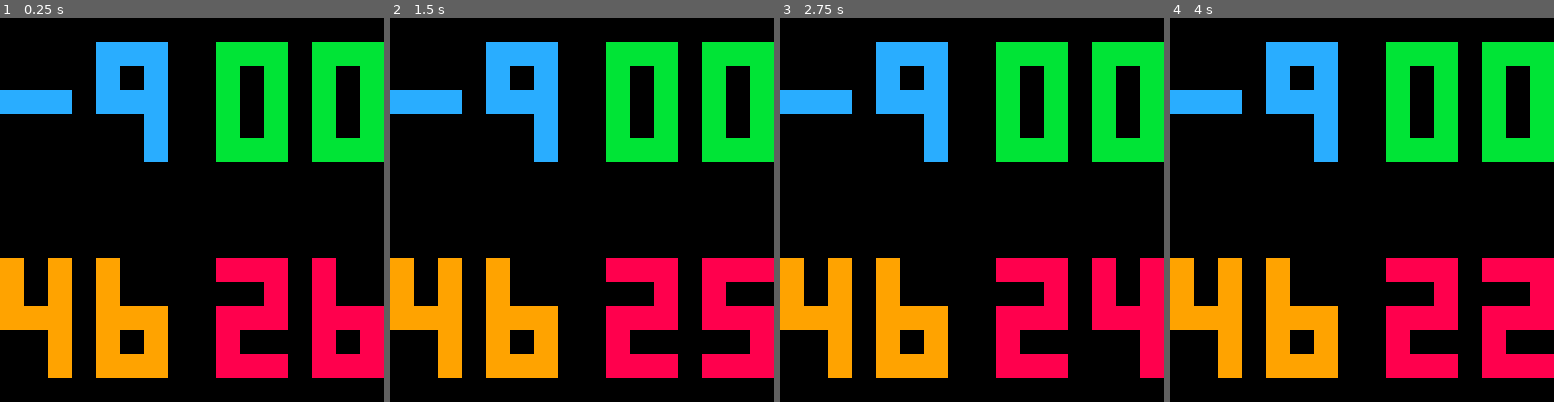
Above: before the commit, frames 1-4 (left to right).
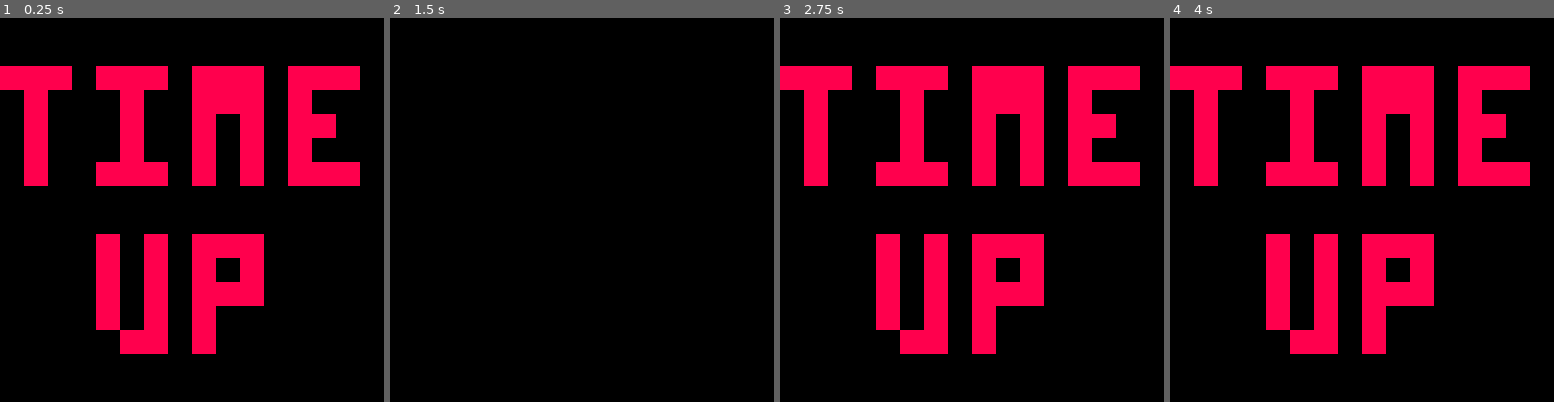
Above: after the commit, the same moments.

Repository: soupstoregames/pico-games
Game: PICO-8 cartridge ldcountdown.p8
Same seed, same stepped clock (60 frames per second), same inputs: the game is played once before the commit and once after it.
Inputs:
- Up to frame 1 (0.25 s): no input
- Up to frame 2 (1.5 s): no input
- Up to frame 3 (2.75 s): no input
- Up to frame 4 (4 s): no input

The runs differ from the first frame. In frame 1, 46% of the frame differs, in the area x 0-100%, y 6-94%; in frame 2, 30%; in frame 3, 46%; in frame 4, 47%.

Commit message:
Add files via upload

Diff:
--- a/ldcountdown.p8
+++ b/ldcountdown.p8
@@ -4,6 +4,7 @@
 -- ld countdown
 -- by soupstoregames
 
+done=false
 day=5
 hour=23
 
@@ -15,11 +16,19 @@
 
 
 function _update()
+	if done then
+		return
+	end
+
 	t=stat(94) //mins
 	t+=stat(93)*60 //hrs
 	t+=stat(92)*24*60 //days
 
 	delta=end_time-t
+	if delta<0 then
+		done=true
+		return
+	end
 
 	secs=60-stat(95)-1
 	mins=flr(delta%60)
@@ -33,10 +42,20 @@
 cols={}
 function _draw()
 	cls()
-	print(pad(days),0,1,12)
-	print(pad(hours),9,1,11)
-	print(pad(mins),0,10,9)
-	print(pad(secs),9,10,8)
+
+	if done and stat(95)%2==0 then
+		return
+	end
+
+	if done then
+		print("time",0,2,8)
+		print(" up ",0,9,8)
+	else
+		print(pad(days),0,1,12)
+		print(pad(hours),9,1,11)
+		print(pad(mins),0,10,9)
+		print(pad(secs),9,10,8)
+	end
 
 	for y=0,15 do
 		cols[y]={}
Not shown, changed: ldcountdown.p8.png
